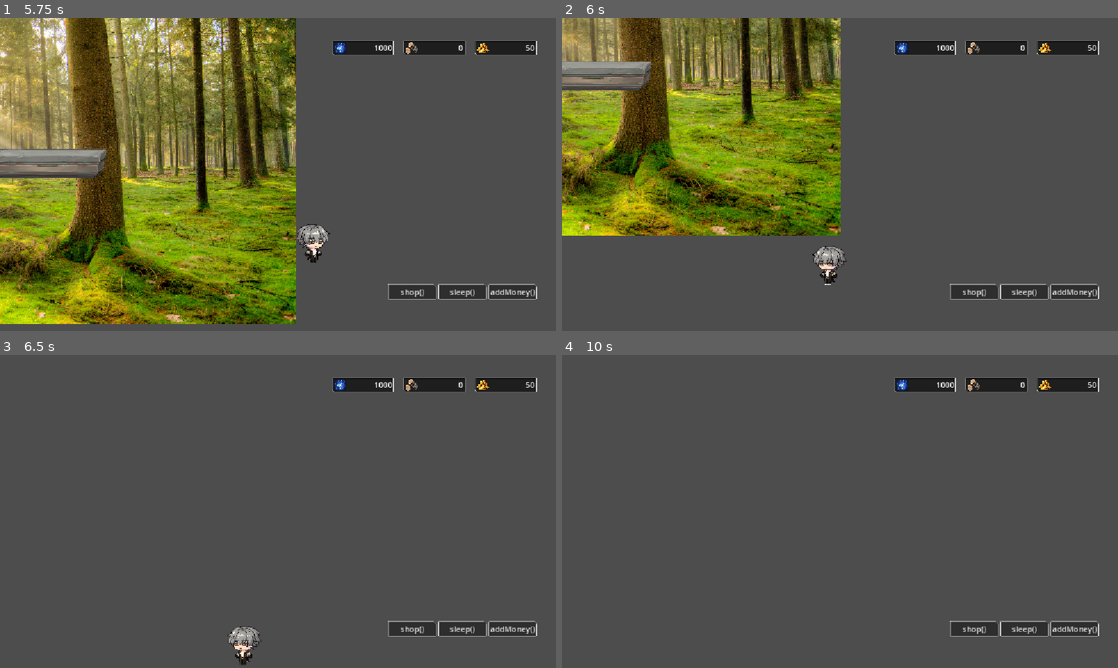
Above: before the commit, frames 1-4 (two rows, left to right).
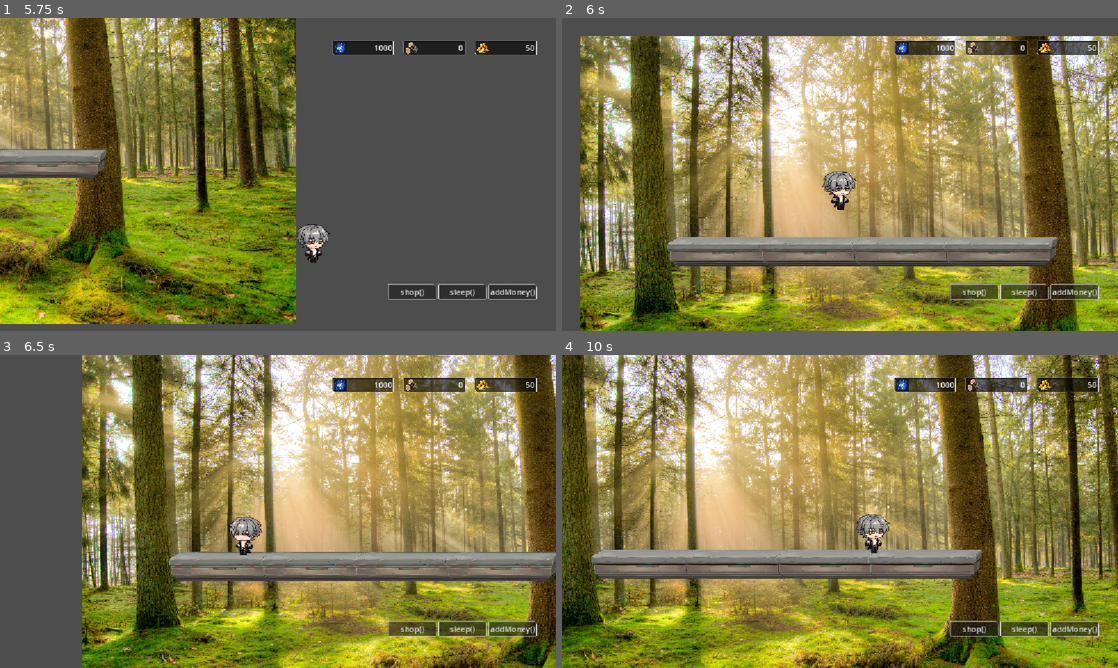
Above: after the commit, the same moments.

Repository: KarmaSOS/forest-money
Game: Godot game, scene res://scenes/SceneForest.tscn
Two runs of this game, one before a commit and one after it. Both use one fixed random seed, a clock stepped at 60 frames per second and the inputs below.
Inputs (mouse positions are in pixels of both pictures, inside the frame that each line leads up to):
- Up to frame 1 (5.75 s): click "shop()" at 0.5 s; click "getBack()" at 1.25 s; tap Enter (ui_accept) at 2, 2.27, 3.02, 4.52, 5.27 s; move the mouse to (400, 158) at 2.02 s; hold F (interact) 2.03-2.78 s; hold D (move_right) 2.03-3.53 s; click (400, 158) at 2.17 s; move the mouse to (166, 190) at 2.77 s; tap F (interact) at 2.85, 4.35 s; move the mouse to (333, 105) at 3.52 s; hold A (move_left) 3.53-4.28 s; hold F (interact) 3.53-4.28 s; move the mouse to (250, 237) at 4.27 s; hold D (move_right) from 4.28 s (still down); click (250, 237) at 4.42 s; move the mouse to (444, 221) at 5.02 s; hold F (interact) from 5.03 s (still down)
- Up to frame 2 (6 s): move the mouse to (673, 127) at 5.77 s; release D (move_right) at 5.78 s; release F (interact) at 5.78 s; hold A (move_left) from 5.78 s (still down); tap F (interact) at 5.85 s
- Up to frame 3 (6.5 s): keep holding A (move_left); tap Enter (ui_accept) at 6.02 s
- Up to frame 4 (10 s): move the mouse to (867, 511) at 6.52 s; release A (move_left) at 6.53 s; hold D (move_right) 6.53-7.28 s; hold F (interact) 6.53-7.28 s; click (867, 511) at 6.67 s; move the mouse to (756, 433) at 7.27 s; hold A (move_left) 7.28-8.78 s; tap F (interact) at 7.35, 8.85 s; tap Enter (ui_accept) at 7.52, 8.27, 9.02 s; move the mouse to (962, 495) at 8.02 s; hold F (interact) 8.03-8.78 s; move the mouse to (728, 527) at 8.77 s; hold D (move_right) from 8.78 s (still down); click (728, 527) at 8.92 s; move the mouse to (895, 442) at 9.52 s; hold F (interact) from 9.53 s (still down)

Frame 1 is identical in both runs. In frame 2, 92% of the frame differs, in the area x 0-100%, y 0-100%; in frame 3, 82%; in frame 4, 97%.

Commit message:
feat(kill_zone): menambahkan kill zone

Diff:
--- /dev/null
+++ b/components/kill_zone.tscn
@@ -0,0 +1,15 @@
+[gd_scene format=3 uid="uid://bnliqmofyqxtk"]
+
+[ext_resource type="Script" uid="uid://dgn2idlrvcftb" path="res://scripts/killZone.gd" id="1_wdomc"]
+
+[sub_resource type="WorldBoundaryShape2D" id="WorldBoundaryShape2D_1vivr"]
+
+[node name="killZone" type="Area2D" unique_id=495784788]
+collision_mask = 2
+script = ExtResource("1_wdomc")
+
+[node name="CollisionShape2D" type="CollisionShape2D" parent="." unique_id=1915749965]
+shape = SubResource("WorldBoundaryShape2D_1vivr")
+
+[connection signal="area_entered" from="." to="." method="_on_area_entered"]
+[connection signal="body_entered" from="." to="." method="_on_body_entered"]
--- /dev/null
+++ b/components/message.tscn
@@ -0,0 +1,115 @@
+[gd_scene format=3 uid="uid://3cpgdhnmqsi5"]
+
+[ext_resource type="PackedScene" uid="uid://dg8aiu1cghn8l" path="res://components/buttons/buttonAction.tscn" id="1_ihmij"]
+
+[sub_resource type="StyleBoxFlat" id="StyleBoxFlat_dabn2"]
+content_margin_left = 0.0
+content_margin_top = 0.0
+content_margin_right = 0.0
+content_margin_bottom = 0.0
+bg_color = Color(0.1, 0.1, 0.1, 0.6)
+border_width_left = 1
+border_width_top = 1
+border_width_right = 1
+border_width_bottom = 1
+border_color = Color(1, 1, 1, 1)
+border_blend = true
+corner_radius_top_left = 8
+corner_radius_top_right = 8
+corner_radius_bottom_right = 8
+corner_radius_bottom_left = 8
+
+[sub_resource type="StyleBoxFlat" id="StyleBoxFlat_fvqcl"]
+content_margin_left = 20.0
+bg_color = Color(0.88, 0.2728, 0.3234001, 1)
+
+[sub_resource type="StyleBoxFlat" id="StyleBoxFlat_8vrlf"]
+content_margin_left = 4.0
+content_margin_top = 4.0
+content_margin_right = 4.0
+content_margin_bottom = 4.0
+bg_color = Color(0, 0, 0, 0.28235295)
+corner_radius_top_left = 2
+corner_radius_top_right = 2
+corner_radius_bottom_right = 2
+corner_radius_bottom_left = 2
+corner_detail = 2
+
+[sub_resource type="StyleBoxFlat" id="StyleBoxFlat_hlsfd"]
+content_margin_left = 4.0
+content_margin_top = 4.0
+content_margin_right = 4.0
+content_margin_bottom = 4.0
+bg_color = Color(0.155, 0.2325, 0.31, 0)
+border_width_left = 1
+border_width_top = 1
+border_width_right = 1
+border_width_bottom = 1
+corner_detail = 1
+
+[sub_resource type="StyleBoxFlat" id="StyleBoxFlat_lp7l6"]
+content_margin_left = 4.0
+content_margin_top = 4.0
+content_margin_right = 4.0
+content_margin_bottom = 4.0
+bg_color = Color(1, 1, 1, 1)
+border_width_left = 1
+border_width_top = 1
+border_width_right = 1
+border_width_bottom = 1
+corner_detail = 1
+
+[node name="message" type="PanelContainer" unique_id=251748534]
+custom_minimum_size = Vector2(500, 300)
+anchors_preset = 8
+anchor_left = 0.5
+anchor_top = 0.5
+anchor_right = 0.5
+anchor_bottom = 0.5
+offset_left = -20.0
+offset_top = -20.0
+offset_right = 20.0
+offset_bottom = 20.0
+grow_horizontal = 2
+grow_vertical = 2
+theme_override_styles/panel = SubResource("StyleBoxFlat_dabn2")
+
+[node name="MarginContainer" type="MarginContainer" parent="." unique_id=1441392289]
+layout_mode = 2
+theme_override_constants/margin_left = 20
+theme_override_constants/margin_top = 20
+theme_override_constants/margin_right = 20
+theme_override_constants/margin_bottom = 20
+
+[node name="VBoxContainer" type="VBoxContainer" parent="MarginContainer" unique_id=1025669439]
+layout_mode = 2
+theme_override_constants/separation = 10
+
+[node name="Label2" type="Label" parent="MarginContainer/VBoxContainer" unique_id=101874501]
+custom_minimum_size = Vector2(32, 32)
+custom_maximum_size = Vector2(-1, 40)
+layout_mode = 2
+size_flags_horizontal = 3
+size_flags_vertical = 1
+theme_override_colors/font_color = Color(0, 0, 0, 1)
+theme_override_font_sizes/font_size = 18
+theme_override_styles/normal = SubResource("StyleBoxFlat_fvqcl")
+text = "Fail"
+vertical_alignment = 1
+
+[node name="RichTextLabel" type="RichTextLabel" parent="MarginContainer/VBoxContainer" unique_id=1529379641]
+layout_mode = 2
+size_flags_vertical = 3
+theme_override_styles/normal = SubResource("StyleBoxFlat_8vrlf")
+text = "LMAO"
+
+[node name="HBoxContainer" type="HBoxContainer" parent="MarginContainer/VBoxContainer" unique_id=1957291712]
+layout_mode = 2
+alignment = 2
+
+[node name="ok" parent="MarginContainer/VBoxContainer/HBoxContainer" unique_id=865794749 instance=ExtResource("1_ihmij")]
+layout_mode = 2
+theme_override_colors/font_hover_color = Color(0, 0, 0, 1)
+theme_override_styles/normal = SubResource("StyleBoxFlat_hlsfd")
+theme_override_styles/hover = SubResource("StyleBoxFlat_lp7l6")
+text = "ok"
--- a/scenes/SceneCity.tscn
+++ b/scenes/SceneCity.tscn
@@ -4,6 +4,7 @@
 [ext_resource type="PackedScene" uid="uid://5gdusx6nd527" path="res://components/Platform.tscn" id="2_bhb1d"]
 [ext_resource type="PackedScene" uid="uid://w5id7xwh67gd" path="res://components/characters/Player.tscn" id="3_yf2c4"]
 [ext_resource type="PackedScene" uid="uid://ibi2b0be45pm" path="res://components/HUD.tscn" id="4_6c77o"]
+[ext_resource type="PackedScene" uid="uid://bnliqmofyqxtk" path="res://components/kill_zone.tscn" id="5_yf2c4"]
 [ext_resource type="PackedScene" uid="uid://tpcnkvm34av1" path="res://components/characters/Merchant.tscn" id="5_yndl3"]
 [ext_resource type="PackedScene" uid="uid://cwmef3xc0sfb5" path="res://scenes/SceneShop.tscn" id="6_6c77o"]
 
@@ -75,6 +76,9 @@
 [node name="toShop" parent="HUD/Control/container/container/container_bottom" parent_id_path=PackedInt32Array(1962362687, 242305525) index="2" unique_id=916698627]
 visible = false
 
+[node name="killZone" parent="HUD" unique_id=495784788 instance=ExtResource("5_yf2c4")]
+position = Vector2(558, 813)
+
 [node name="SceneShop" parent="." unique_id=405506836 instance=ExtResource("6_6c77o")]
 
 [node name="TheMerchant" parent="." unique_id=209842414 node_paths=PackedStringArray("scene_shop") instance=ExtResource("5_yndl3")]
--- a/scenes/SceneForest.tscn
+++ b/scenes/SceneForest.tscn
@@ -4,6 +4,7 @@
 [ext_resource type="PackedScene" uid="uid://5gdusx6nd527" path="res://components/Platform.tscn" id="2_baw6o"]
 [ext_resource type="PackedScene" uid="uid://w5id7xwh67gd" path="res://components/characters/Player.tscn" id="3_2e40c"]
 [ext_resource type="PackedScene" uid="uid://ibi2b0be45pm" path="res://components/HUD.tscn" id="4_344en"]
+[ext_resource type="PackedScene" uid="uid://bnliqmofyqxtk" path="res://components/kill_zone.tscn" id="5_baw6o"]
 
 [node name="SceneForest" type="Node2D" unique_id=1446444034]
 
@@ -57,5 +58,8 @@
 [node name="toForest" parent="CanvasLayer/Control/container/container/container_bottom" parent_id_path=PackedInt32Array(1962362687, 242305525) index="1" unique_id=865794749]
 visible = false
 
+[node name="killZone" parent="." unique_id=495784788 instance=ExtResource("5_baw6o")]
+position = Vector2(511, 842)
+
 [editable path="CanvasLayer/Control"]
 [editable path="CanvasLayer/Control/container/container/container_bottom/addMoney"]
--- a/scenes/SceneShop.tscn
+++ b/scenes/SceneShop.tscn
@@ -4,6 +4,8 @@
 [ext_resource type="StyleBox" uid="uid://2ontj730nq21" path="res://assets/theme/Normal.tres" id="2_dabn2"]
 [ext_resource type="PackedScene" uid="uid://dd0e067mcmhss" path="res://components/buttons/buttonType.tscn" id="3_hlsfd"]
 [ext_resource type="PackedScene" uid="uid://bk86o30vv0bee" path="res://components/ItemCard.tscn" id="4_lp7l6"]
+[ext_resource type="PackedScene" uid="uid://dg8aiu1cghn8l" path="res://components/buttons/buttonAction.tscn" id="5_dabn2"]
+[ext_resource type="PackedScene" uid="uid://3cpgdhnmqsi5" path="res://components/message.tscn" id="6_hlsfd"]
 
 [sub_resource type="StyleBoxFlat" id="StyleBoxFlat_3hmb3"]
 content_margin_left = 0.0
@@ -34,14 +36,44 @@
 corner_radius_bottom_left = 3
 corner_detail = 5
 
-[sub_resource type="ButtonGroup" id="ButtonGroup_mytob"]
-
-[sub_resource type="ButtonGroup" id="ButtonGroup_dabn2"]
-
 [sub_resource type="ButtonGroup" id="ButtonGroup_hlsfd"]
 
-[node name="SceneShop" type="CanvasLayer" unique_id=405506836]
+[sub_resource type="ButtonGroup" id="ButtonGroup_lp7l6"]
+
+[sub_resource type="ButtonGroup" id="ButtonGroup_1bh7w"]
+
+[sub_resource type="StyleBoxFlat" id="StyleBoxFlat_hlsfd"]
+content_margin_left = 4.0
+content_margin_top = 4.0
+content_margin_right = 4.0
+content_margin_bottom = 4.0
+bg_color = Color(0.155, 0.2325, 0.31, 0)
+border_width_left = 1
+border_width_top = 1
+border_width_right = 1
+border_width_bottom = 1
+corner_detail = 1
+
+[sub_resource type="StyleBoxFlat" id="StyleBoxFlat_lp7l6"]
+content_margin_left = 4.0
+content_margin_top = 4.0
+content_margin_right = 4.0
+content_margin_bottom = 4.0
+bg_color = Color(1, 1, 1, 1)
+border_width_left = 1
+border_width_top = 1
+border_width_right = 1
+border_width_bottom = 1
+corner_detail = 1
+
+[sub_resource type="StyleBoxFlat" id="StyleBoxFlat_vpl1a"]
+content_margin_left = 20.0
+bg_color = Color(0.2573, 0.83, 0.60091996, 1)
+
+[node name="SceneShop" type="CanvasLayer" unique_id=405506836 node_paths=PackedStringArray("success_message", "fail_message")]
 script = ExtResource("1_mytob")
+success_message = NodePath("success")
+fail_message = NodePath("fail")
 
 [node name="Panel" type="PanelContainer" parent="." unique_id=1743715071]
 custom_minimum_size = Vector2(800, 500)
@@ -110,35 +142,41 @@
 
 [node name="type" parent="Panel/padding/main/Content/SIDEBAR/VBoxContainer" unique_id=2006576623 instance=ExtResource("3_hlsfd")]
 layout_mode = 2
-button_group = SubResource("ButtonGroup_mytob")
+button_pressed = true
+button_group = SubResource("ButtonGroup_hlsfd")
 text = "ALL"
 
 [node name="type2" parent="Panel/padding/main/Content/SIDEBAR/VBoxContainer" unique_id=1424078093 instance=ExtResource("3_hlsfd")]
 layout_mode = 2
-button_group = SubResource("ButtonGroup_dabn2")
+button_group = SubResource("ButtonGroup_lp7l6")
 text = "TOOLS"
 
 [node name="type3" parent="Panel/padding/main/Content/SIDEBAR/VBoxContainer" unique_id=1006232726 instance=ExtResource("3_hlsfd")]
 layout_mode = 2
-button_group = SubResource("ButtonGroup_hlsfd")
+button_group = SubResource("ButtonGroup_1bh7w")
 text = "ETC"
 
-[node name="PanelContainer" type="PanelContainer" parent="Panel/padding/main/Content" unique_id=1391921017]
-layout_mode = 2
-size_flags_horizontal = 3
-
-[node name="MarginContainer" type="MarginContainer" parent="Panel/padding/main/Content/PanelContainer" unique_id=2055753212]
+[node name="VBoxContainer" type="VBoxContainer" parent="Panel/padding/main/Content" unique_id=1608922460]
+layout_mode = 2
+size_flags_horizontal = 3
+
+[node name="PanelContainer" type="PanelContainer" parent="Panel/padding/main/Content/VBoxContainer" unique_id=1391921017]
+layout_mode = 2
+size_flags_horizontal = 3
+size_flags_vertical = 3
+
+[node name="MarginContainer" type="MarginContainer" parent="Panel/padding/main/Content/VBoxContainer/PanelContainer" unique_id=2055753212]
 layout_mode = 2
 theme_override_constants/margin_left = 10
 theme_override_constants/margin_top = 10
 theme_override_constants/margin_right = 10
 theme_override_constants/margin_bottom = 10
 
-[node name="ITEMSLIST" type="ScrollContainer" parent="Panel/padding/main/Content/PanelContainer/MarginContainer" unique_id=987715657]
-layout_mode = 2
-size_flags_horizontal = 3
-
-[node name="Items" type="GridContainer" parent="Panel/padding/main/Content/PanelContainer/MarginContainer/ITEMSLIST" unique_id=891753175]
+[node name="ITEMSLIST" type="ScrollContainer" parent="Panel/padding/main/Content/VBoxContainer/PanelContainer/MarginContainer" unique_id=987715657]
+layout_mode = 2
+size_flags_horizontal = 3
+
+[node name="Items" type="GridContainer" parent="Panel/padding/main/Content/VBoxContainer/PanelContainer/MarginContainer/ITEMSLIST" unique_id=891753175]
 layout_mode = 2
 size_flags_horizontal = 3
 size_flags_vertical = 3
@@ -146,14 +184,45 @@
 theme_override_constants/v_separation = 10
 columns = 4
 
-[node name="ItemCard" parent="Panel/padding/main/Content/PanelContainer/MarginContainer/ITEMSLIST/Items" unique_id=1935382646 instance=ExtResource("4_lp7l6")]
-layout_mode = 2
-
-[node name="ItemCard2" parent="Panel/padding/main/Content/PanelContainer/MarginContainer/ITEMSLIST/Items" unique_id=1405709585 instance=ExtResource("4_lp7l6")]
-layout_mode = 2
-
-[node name="ItemCard3" parent="Panel/padding/main/Content/PanelContainer/MarginContainer/ITEMSLIST/Items" unique_id=1114851028 instance=ExtResource("4_lp7l6")]
-layout_mode = 2
-
-[node name="ItemCard4" parent="Panel/padding/main/Content/PanelContainer/MarginContainer/ITEMSLIST/Items" unique_id=841098132 instance=ExtResource("4_lp7l6")]
-layout_mode = 2
+[node name="ItemCard" parent="Panel/padding/main/Content/VBoxContainer/PanelContainer/MarginContainer/ITEMSLIST/Items" unique_id=1935382646 instance=ExtResource("4_lp7l6")]
+layout_mode = 2
+
+[node name="ItemCard2" parent="Panel/padding/main/Content/VBoxContainer/PanelContainer/MarginContainer/ITEMSLIST/Items" unique_id=1405709585 instance=ExtResource("4_lp7l6")]
+layout_mode = 2
+
+[node name="ItemCard3" parent="Panel/padding/main/Content/VBoxContainer/PanelContainer/MarginContainer/ITEMSLIST/Items" unique_id=1114851028 instance=ExtResource("4_lp7l6")]
+layout_mode = 2
+
+[node name="ItemCard4" parent="Panel/padding/main/Content/VBoxContainer/PanelContainer/MarginContainer/ITEMSLIST/Items" unique_id=841098132 instance=ExtResource("4_lp7l6")]
+layout_mode = 2
+
+[node name="HBoxContainer" type="HBoxContainer" parent="Panel/padding/main/Content/VBoxContainer" unique_id=480498395]
+layout_mode = 2
+alignment = 2
+
+[node name="buy" parent="Panel/padding/main/Content/VBoxContainer/HBoxContainer" unique_id=1642096799 instance=ExtResource("5_dabn2")]
+layout_mode = 2
+theme_override_colors/font_hover_color = Color(0, 0, 0, 1)
+theme_override_styles/normal = SubResource("StyleBoxFlat_hlsfd")
+theme_override_styles/hover = SubResource("StyleBoxFlat_lp7l6")
+text = "buy()"
+
+[node name="success" parent="." unique_id=678133043 instance=ExtResource("6_hlsfd")]
+visible = false
+
+[node name="Label2" parent="success/MarginContainer/VBoxContainer" parent_id_path=PackedInt32Array(678133043, 1025669439) index="0" unique_id=101874501]
+theme_override_styles/normal = SubResource("StyleBoxFlat_vpl1a")
+text = "Berhasil"
+
+[node name="RichTextLabel" parent="success/MarginContainer/VBoxContainer" parent_id_path=PackedInt32Array(678133043, 1025669439) index="1" unique_id=1529379641]
+text = "Barang yang sudah dibeli tidak dapat dikembalikan lagi ya (>_<)"
+
+[node name="fail" parent="." unique_id=251748534 instance=ExtResource("6_hlsfd")]
+visible = false
+
+[connection signal="pressed" from="Panel/padding/main/Content/VBoxContainer/HBoxContainer/buy" to="." method="_on_buy_pressed"]
+[connection signal="pressed" from="success/MarginContainer/VBoxContainer/HBoxContainer/ok" to="." method="_on_success_pressed"]
+[connection signal="pressed" from="fail/MarginContainer/VBoxContainer/HBoxContainer/ok" to="." method="_on_fail_pressed"]
+
+[editable path="success"]
+[editable path="fail"]
--- a/scripts/GameManager.gd
+++ b/scripts/GameManager.gd
@@ -3,13 +3,17 @@
 const SAVE_PATH: String = "user://savegame.json"
 signal money_update(new_value: int)
 signal energy_update(new_value: int)
+signal inventory_update(inventory)
+
+
 
 # game variable
 const DEFAULT_DATA: Dictionary = {
 	"day": 1,
 	"energy": 100,
 	"uang": 50,
-	"skor_kerusakan_hutan": 0
+	"skor_kerusakan_hutan": 0,
+	"inventory": {}
 }
 
 var day: int = DEFAULT_DATA["day"]
@@ -25,7 +29,25 @@
 
 var skor_kerusakan_hutan: int = DEFAULT_DATA["skor_kerusakan_hutan"]
 
-# membuat dictionary untuk setiap variable
+var inventory: Dictionary = DEFAULT_DATA["inventory"].duplicate()
+
+func beli_item(item: ItemData, jumlah: int = 1) -> bool:
+	var total_harga = item.price * jumlah
+	if uang >= total_harga:
+		uang -= total_harga
+
+		# Cek apakah item sudah ada di dalam Dictionary
+		if inventory.has(item):
+			inventory[item] += jumlah
+		else:
+			inventory[item] = jumlah
+
+		inventory_update.emit(inventory)
+		return true
+	else:
+		print("Uang tidak cukup!")
+		return false
+
 func get_save_data() -> Dictionary:
 	return {
 		"day": day,
--- a/scripts/SceneShop.gd
+++ b/scripts/SceneShop.gd
@@ -7,25 +7,33 @@
 @onready var btn_type_2: Button = $Panel/padding/main/Content/SIDEBAR/VBoxContainer/type2
 @onready var btn_type_3: Button = $Panel/padding/main/Content/SIDEBAR/VBoxContainer/type3
 @onready var btn_close: Button = $Panel/padding/main/header/Button1
-@onready var items_grid: GridContainer = $Panel/padding/main/Content/PanelContainer/MarginContainer/ITEMSLIST/Items
+@onready var items_grid: GridContainer = $Panel/padding/main/Content/VBoxContainer/PanelContainer/MarginContainer/ITEMSLIST/Items
+@onready var btn_buy: Button =  $Panel/padding/main/Content/VBoxContainer/HBoxContainer/buy
 
 @export var filter_type_1: String = "all"
 @export var filter_type_2: String = "tool"
 @export var filter_type_3: String = "seed"
 
+@export var success_message: PanelContainer
+@export var fail_message: PanelContainer
+
 var selected_card: ItemCard = null
+var selected_item: ItemData = null
 
 #ketika card dipilih
 func _on_card_selected(current_card: ItemCard, item_data: ItemData) -> void:
 	if selected_card == current_card:
 		selected_card.set_selected(false)
 		selected_card = null
+		selected_item = null
+		btn_buy.disabled = true
 		return
 
 	if selected_card != null:
 		selected_card.set_selected(false)
 
 	selected_card = current_card
+	selected_item = item_data
 	selected_card.set_selected(true)
 
 
@@ -59,6 +67,9 @@
 
 
 func _refresh_items(item_type: String) -> void:
+	selected_card = null
+	selected_item = null
+
 	if items_grid == null:
 		push_warning("SceneShop2: Node 'Items' (GridContainer) tidak ditemukan.")
 		return
@@ -90,3 +101,24 @@
 
 		if card.has_signal("card_selected"):
 			card.card_selected.connect(_on_card_selected)
+
+
+func _on_buy_pressed() -> void:
+	# Pastikan ada item yang sedang dipilih
+	if selected_item == null:
+		return
+
+	if GameManager.beli_item(selected_item):
+		print("Berhasil membeli: ", selected_item.item_name)
+		#success_message.show()
+	else:
+		fail_message.show()
+		pass
+
+
+func _on_success_pressed() -> void:
+	success_message.hide()
+
+
+func _on_fail_pressed() -> void:
+	fail_message.hide()
--- a/scripts/charMerchant.gd
+++ b/scripts/charMerchant.gd
@@ -1,6 +1,6 @@
 extends Node2D
 
-signal interact_requested(merchant: Node)
+
 
 @export var idle_texture: Texture2D
 @export var nearby_texture: Texture2D
@@ -37,7 +37,7 @@
 	if not is_nearby:
 		return
 	scene_shop.open_shop()
-	interact_requested.emit(self)
+
 
 #cek_player(opsional)
 func _is_player(body: Node2D) -> bool:
--- /dev/null
+++ b/scripts/killZone.gd
@@ -0,0 +1,4 @@
+extends Area2D
+
+func _on_body_entered(body: Node2D) -> void:
+	get_tree().call_deferred("reload_current_scene")
Not shown, added: scripts/killZone.gd.uid
